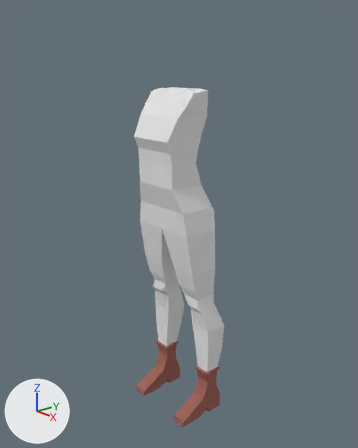
A saved change to the Blender file Baú -Modelos_3D/Modelo_Vanessa2.0.blend.
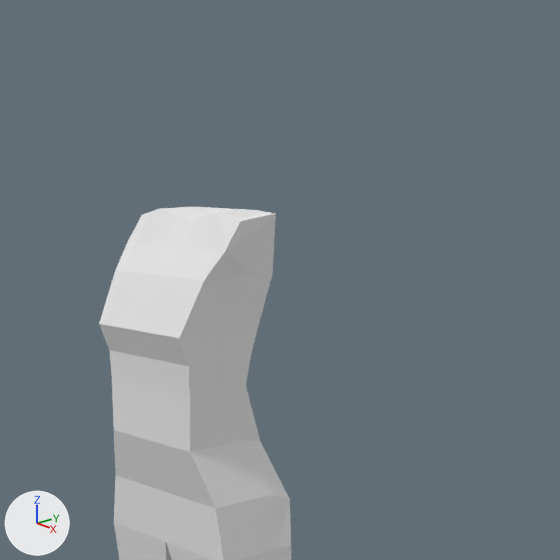
Old and new are each drawn whole from a 50 mm lens placed at (4.85, -4.1, 2.12), pointed at (0.02, 0.06, 0.06) and again close up on the part from 26% to 92% of the width and 0% to 53% of the height. The lights are fixed; the arrows at lower left show +X, +Y and +Z. The same objects are shown in both versions, whatever each file hides.
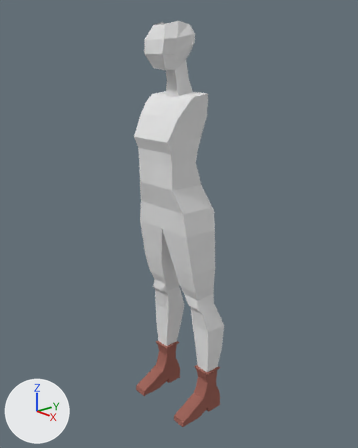
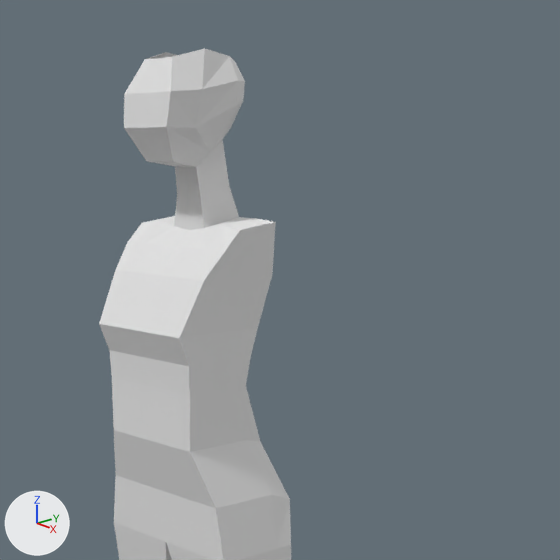
Where the change shows, as pixel boxes (x1, y1, x2, y2) in the close-ups (560 x 560 px):
'Cube', reshaped
    before: (99, 207, 291, 560)
    after: (99, 49, 291, 560)
part 1 of me_cube, built on
    before: (128, 207, 276, 281)
    after: (124, 49, 276, 281)

The change, as a list of edits to the scene's bpy script:
```text
Change me_cube:
    used by ob_cube; location = (0.019, 0.0, 0.94); scale = (0.602, 0.279, 0.885)
    remove me_cube.from_pydata(...)  # 322 vertices, 309 faces; spans x -0.96..0.0, y -1.42..1.44, z -4.11..1.0
    add me_cube.from_pydata(...)  # 354 vertices, 337 faces; spans x -0.96..0.0, y -1.42..1.44, z -4.11..1.86
    me_cube part 1
    1 face is deleted
    4 vertices in x -0.66..0.0, y -0.18..0.68, z 0.93..1.0 move by (0.0, 0.0, -0.05)
    4 vertices move from x -0.66..-0.16, y -0.18..0.68, z 0.95..1.0 to x -0.66..-0.2, y -0.18..0.68, z 0.9..0.95
    32 vertices are added at x -0.36..0.0, y -1.19..0.65, z 1.06..1.86
    29 new faces join them, mat_material (its picture is missing)
```
